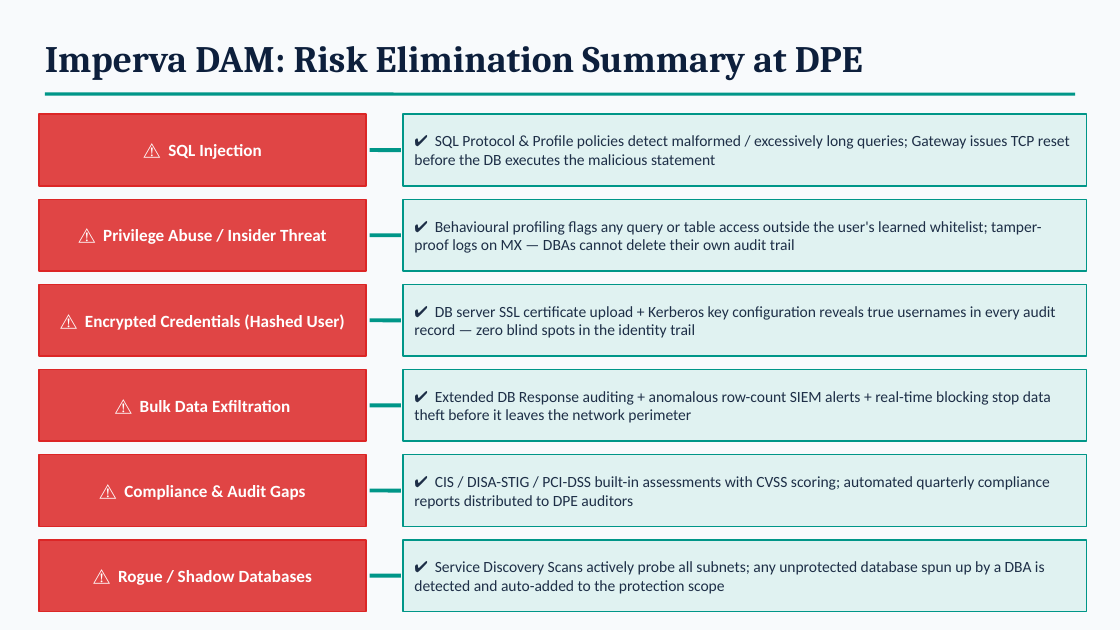
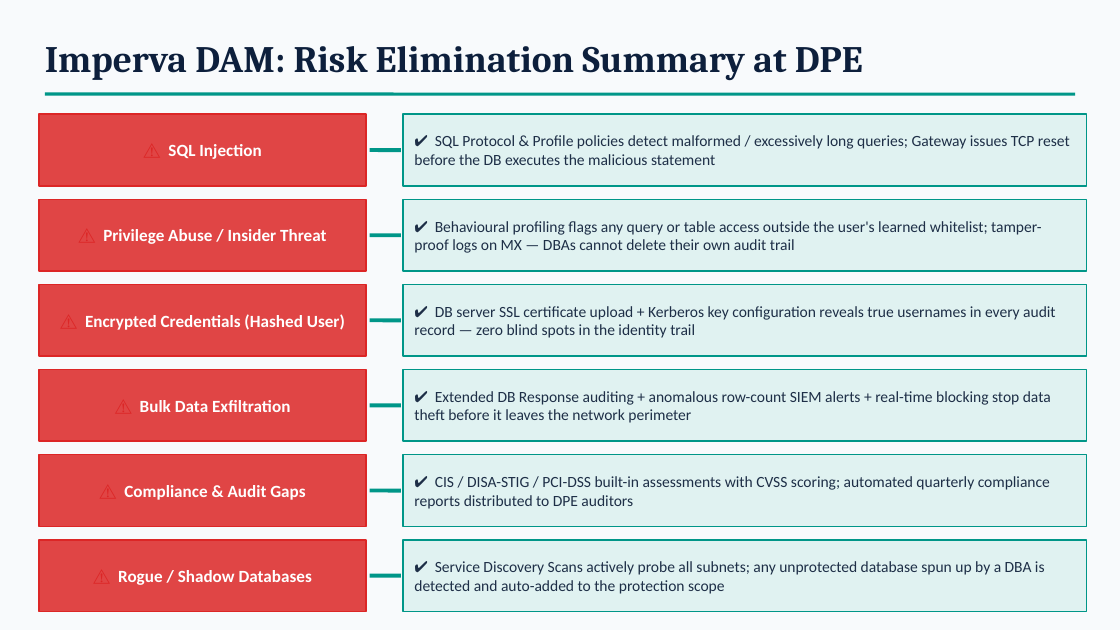
Before and after one commit to ImranNoorEmon/Imperva_DAM_Deployment_Procedure, a slide deck: slide 21 of presentations/Imperva_DAM.pptx (slide 31 before the commit). Drawn at 1120x630 pixels with LibreOffice and Linux fonts; fonts in the diff are those of the drawing. Boxes give left, top, right and bottom in pixels: in the first picture for what was removed or moved away, otherwise in the second. Text is boxed around its words. In the diff, an @@ line names an element or a change of style, - is before the commit and + after.

```diff
--- a/presentations/Imperva_DAM.pptx
+++ b/presentations/Imperva_DAM.pptx
@@ text colour #FFFFFF to #DC2626 in "⚠" in 6 elements at bbox=[168, 144, 261, 159], bbox=[103, 229, 326, 244], bbox=[85, 314, 345, 330], bbox=[140, 400, 290, 412], bbox=[124, 485, 305, 500], bbox=[118, 570, 312, 585] @@
```
Also in this commit, not shown: 1 other slide changed, 1 slide added, 11 slides removed.
